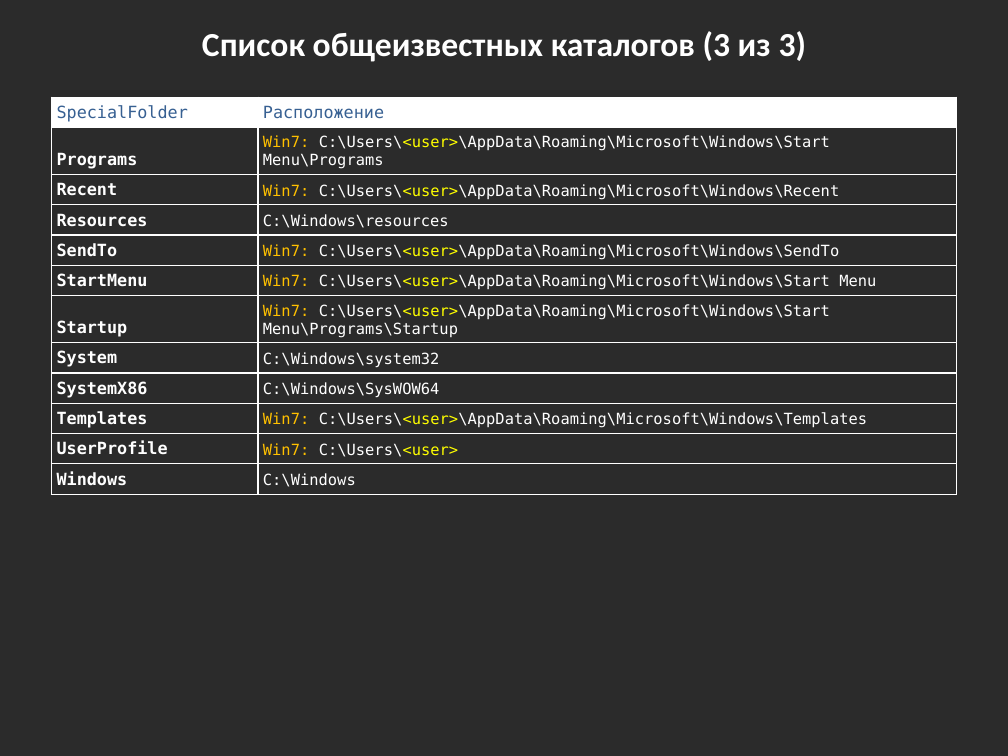
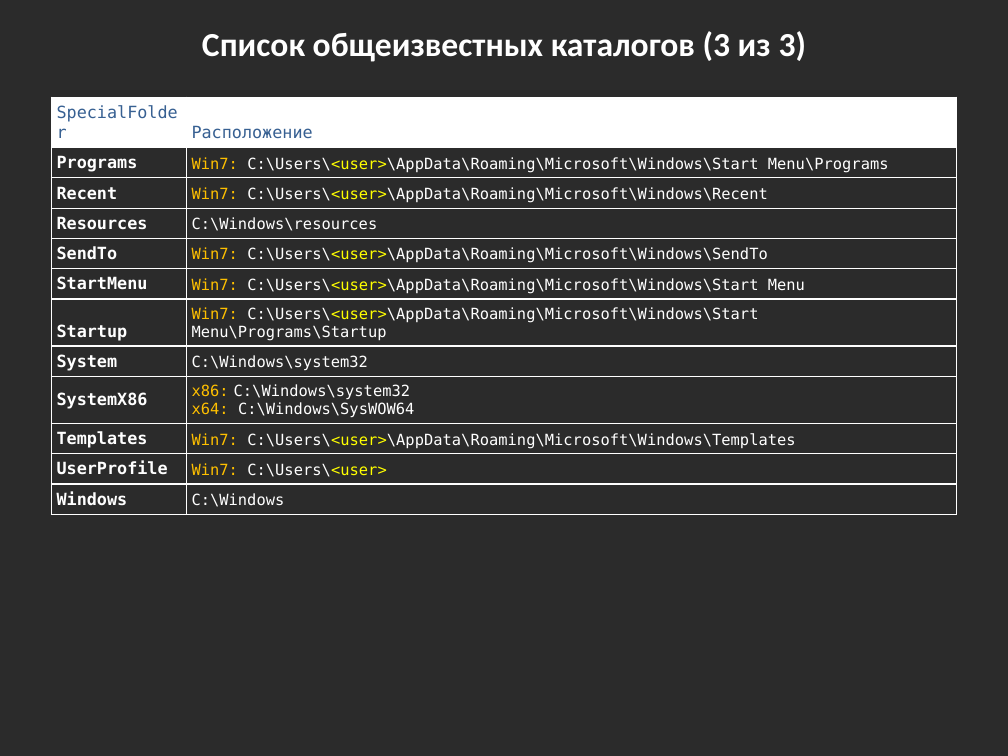
Before and after one commit to bazile/Training, a slide deck: slide 21 of Presentation/lesson-04-io.pptx. Drawn at 1008x756 pixels with LibreOffice and Linux fonts; fonts in the diff are those of the drawing; background and template pictures are left out; a plain dark background stands for a picture behind light text. Boxes give left, top, right and bottom in pixels: in the first picture for what was removed or moved away, otherwise in the second. Text is boxed around its words. In the diff, an @@ line names an element or a change of style, - is before the commit and + after.

```diff
--- a/Presentation/lesson-04-io.pptx
+++ b/Presentation/lesson-04-io.pptx
@@ table at box(51, 97, 957, 511) @@
-row 9, column 2: C:\Windows\SysWOW64
+row 9, column 2: x86: C:\Windows\system32 / x64: C:\Windows\SysWOW64
```
Also in this commit, not shown: 1 other slide changed.
